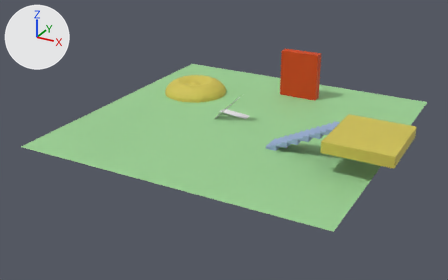
Renders of the OBJ model assets/levels/collisiontest.obj from each side of a commit.
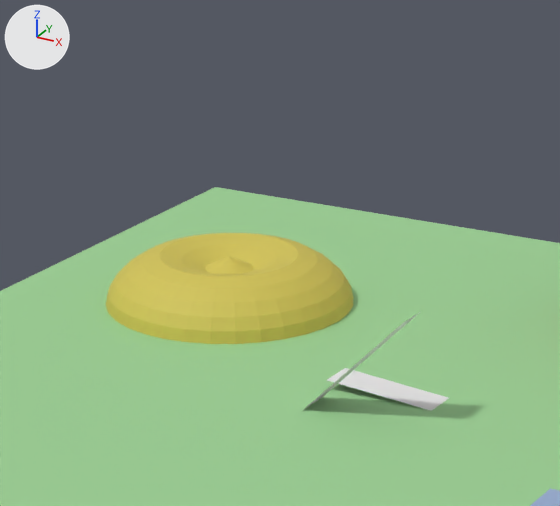
Old and new are each drawn whole from a 50 mm lens placed at (51.8, -101.5, 46.1), pointed at (-1.4, -4.6, -2.3) and again close up on the part from 31% to 62% of the width and 6% to 51% of the height. The axes (+X, +Y, +Z) are drawn at upper left. The lights are the same throughout. Where no turn or scale is listed for an object, it has been applied to the vertices. Vertices at the same position are counted once.

The older version as bpy lines, for what is in view:
```python
me_plane_001 = bpy.data.meshes.new('Plane.001')
me_plane_001.from_pydata([(-0.12, 2.0, 0.0), (-6.11, 2.0, 0.52), (-0.12, 4.0, 0.0), (-6.11, 4.0, 0.52)], [], [(1, 0, 2), (3, 1, 2)])
me_plane_001.materials.append(mat_none)  # white #e7e7e7
me_plane_002 = bpy.data.meshes.new('Plane.002')
me_plane_002.from_pydata([(-5.8, 1.0, -0.03), (-0.24, 1.0, 5.53), (-5.8, -1.0, -0.03), (-0.24, -1.0, 5.53)], [], [(1, 0, 2), (3, 1, 2)])
me_plane_002.materials.append(mat_none)  # white #e7e7e7
me_sphere = bpy.data.meshes.new('Sphere')
me_sphere.from_pydata(...)  # 490 vertices, 972 faces; spans x -24.3..33.5, y -14.1..18.1, z -3.4..5.9
me_sphere.materials.append(mat_material_001)  # yellow #d1c354
ob_plane_001 = bpy.data.objects.new('Plane.001', me_plane_001)
ob_plane_001.location = (0.0, 0.0, 0.0)
ob_plane_002 = bpy.data.objects.new('Plane.002', me_plane_002)
ob_plane_002.location = (0.0, 0.0, 0.0)
ob_sphere = bpy.data.objects.new('Sphere', me_sphere)
ob_sphere.location = (0.0, 0.0, 0.0)
# also in view: 'Plane' at (0.0, 0.0, 0.0)
```
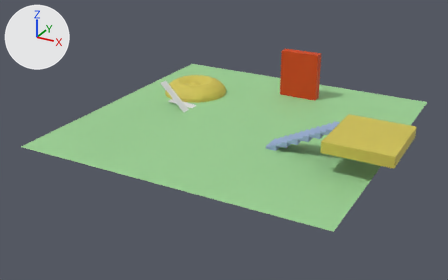
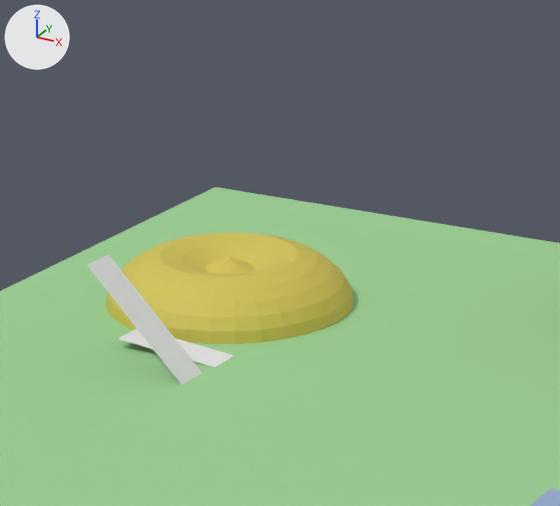
The change, as a list of edits to the scene's bpy script:
```text
Change me_plane_001:
    where me_plane_001.from_pydata(...)  # 4 vertices, 2 faces; spans x -6.11..-0.12, y 2.0..4.0, z 0.0..0.52
    used by ob_plane_001; location = (0.0, 0.0, 0.0)
    me_plane_001 part 1: the whole mesh is moved by (-12.58, 0.0, 0.0)
Change me_plane_002:
    where me_plane_002.from_pydata(...)  # 4 vertices, 2 faces; spans x -5.8..-0.24, y -1.0..1.0, z -0.03..5.53
    used by ob_plane_002; location = (0.0, 0.0, 0.0)
    me_plane_002 part 2
    me_plane_002.vertices[0].co: (-5.8, 1.0, -0.03) -> (-12.82, -1.0, -0.03)  # pixel (321, 397) -> pixel (182, 386)
    me_plane_002.vertices[1].co: (-0.24, 1.0, 5.53) -> (-18.38, -1.0, 5.53)  # pixel (421, 310) -> pixel (86, 264)
    me_plane_002.vertices[2].co: (-5.8, -1.0, -0.03) -> (-12.82, 1.0, -0.03)  # pixel (302, 410) -> pixel (202, 373)
    me_plane_002.vertices[3].co: (-0.24, -1.0, 5.53) -> (-18.38, 1.0, 5.53)  # pixel (402, 323) -> pixel (108, 254)
```

What differs and where, as boxes [x1, y1, x2, y2] in the close-ups (560 x 506 px):
'Plane.002', reshaped (36% taller): before [306, 312, 420, 408]; after [87, 254, 202, 385]
'Plane.001', mesh moved: before [327, 368, 449, 411]; after [118, 329, 234, 367]
